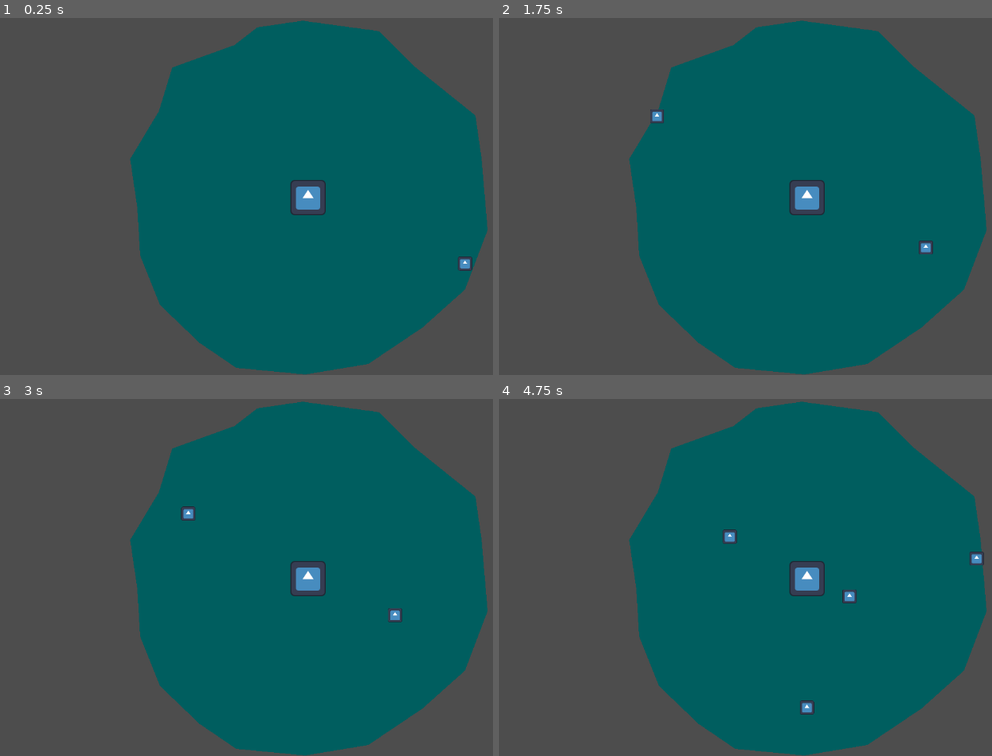
Above: before the commit, frames 1-4 (two rows, left to right).
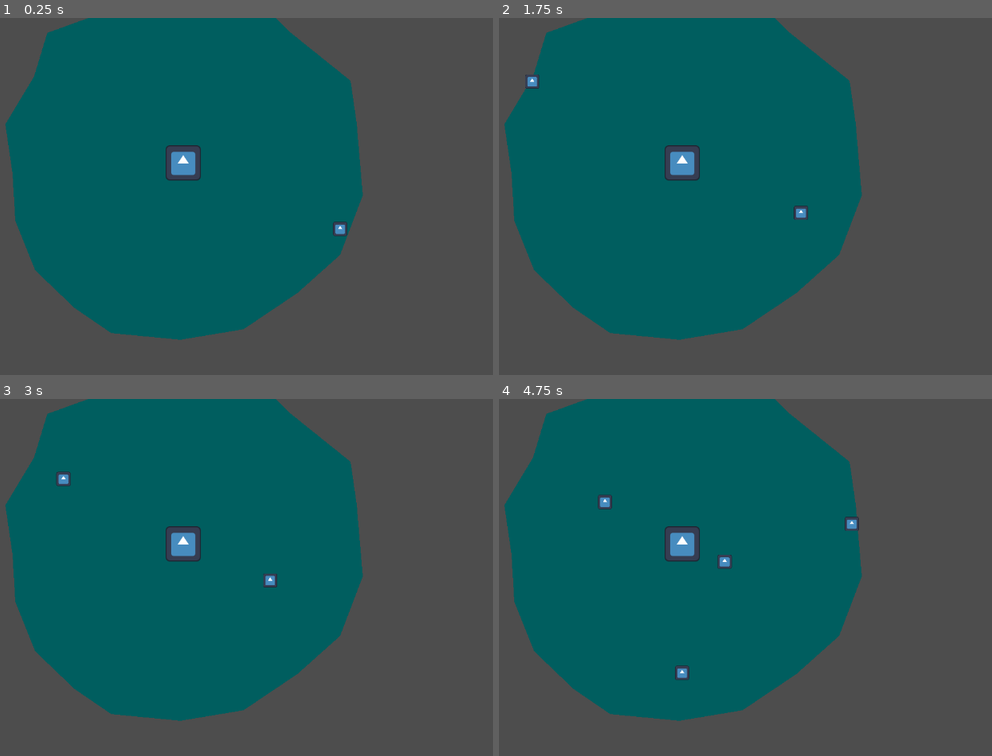
Above: after the commit, the same moments.

Repository: alifeee/loop
Game: Godot game, scene res://scenes/main.tscn
The game is run twice, just before and just after one commit, with the same random seed, the same clock (stepped at 60 frames per second) and the same inputs. The engine's default icon, where the game draws it, is replaced by a stand-in: a white triangle on a blue panel in a dark square.
Inputs (mouse positions are in pixels of both pictures, inside the frame that each line leads up to):
- Up to frame 1 (0.25 s): no input
- Up to frame 2 (1.75 s): move the mouse to (947, 178) at 0.52 s; click (947, 178) at 0.67 s; move the mouse to (681, 214) at 1.27 s; click (681, 214) at 1.42 s
- Up to frame 3 (3 s): move the mouse to (374, 498) at 2.02 s; click (374, 498) at 2.17 s; move the mouse to (276, 648) at 2.77 s; click (276, 648) at 2.92 s
- Up to frame 4 (4.75 s): move the mouse to (outside the picture) at 3.52 s; click (outside the picture) at 3.67 s; move the mouse to (617, 523) at 4.27 s; click (617, 523) at 4.42 s

The runs differ from the first frame. In frame 1, 50% of the frame differs, in the area x 1-99%, y 0-100%; in frame 2, 50%; in frame 3, 50%; in frame 4, 51%.

Commit message:
doesn't work but it's clsoe

Diff:
--- a/scenes/main.tscn
+++ b/scenes/main.tscn
@@ -33,7 +33,8 @@
 DAMAGE_PERCENT = 50.0
 
 [node name="Camera2D" type="Camera2D" parent="."]
-position = Vector2(577, 322)
+position = Vector2(803, 385)
 script = ExtResource("5_tefeu")
 
 [connection signal="timeout" from="InsidePortal/SpawnTimer" to="InsidePortal" method="_on_timer_timeout"]
+[connection signal="spawn_loop" from="Camera2D" to="." method="_on_camera_2d_spawn_loop"]
--- a/scripts/camera_2d.gd
+++ b/scripts/camera_2d.gd
@@ -1,29 +1,17 @@
 extends Camera2D
 
-signal spawnThing(v2: Vector2, mob: Node)
-signal damageEnemy(pos: Vector2, radius: int)
+signal spawn_loop(v2: Vector2)
 
 # Mouse state
 var _mouse_position = Vector2(0.0, 0.0)
-@export var mob_scene: PackedScene
-
-
 var mouse_position_log = []
 
 func _input(event):
-	var normalised_position = - self.get_screen_center_position() + event.position
-
-	# Receives mouse motion
-	if event is InputEventMouseMotion:
-		if _mouse_position != event.relative:
-			print("CLICKING STOPP:", normalised_position)
-			_mouse_position = event.relative
+	var normalised_position = event.global_position + self.position
 
 	# Receives mouse button input
 	if event is InputEventMouseButton:
 		match event.button_index:
 			MOUSE_BUTTON_RIGHT: # Only allows rotation if right click down
 				if event.pressed:
-					#var m = mob_scene.instantiate()
-					#spawnThing.emit(normalised_position, m)
-					pass
+					spawn_loop.emit(normalised_position)
--- a/scripts/player.gd
+++ b/scripts/player.gd
@@ -7,3 +7,9 @@
 		#print("mouse button event at ", event.position)
 		#loop1.position = event.position
 		#loop1.do_punch_and_disappear()
+
+
+func _on_camera_2d_spawn_loop(v2: Vector2) -> void:
+	print("mouse button event at ", v2)
+	loop1.position = v2
+	loop1.do_punch_and_disappear()
